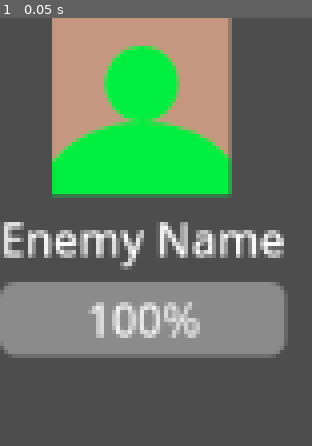
Above: before the commit, frame 1.
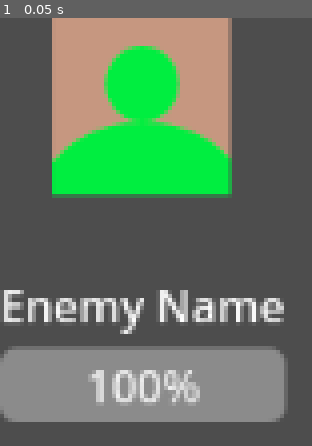
Above: after the commit, the same moment.

Repository: Shtevlogs/RPGMinigames
Game: Godot game, scene res://ui/enemy_display.tscn
Same seed, same stepped clock (60 frames per second), same inputs: the game is played once before the commit and once after it. This scene is started directly instead of the project's main scene.
Inputs:
- Up to frame 1 (0.05 s): no input

The runs differ from the first frame. In frame 1, 32% of the frame differs, in the area x 0-93%, y 47-95%.
Error before the commit: Parse Error: Cannot assign a value of type StatusEffectVisualData to variable "visual_data" with specified type Dictionary. (res://scripts/ui/enemy_display.gd:…

Commit message:
fix status serialization/deserialization issues

Diff:
--- a/scripts/data/status_effect.gd
+++ b/scripts/data/status_effect.gd
@@ -4,6 +4,10 @@
 var duration: int = 0  # turns remaining
 var stacks: int = 1
 var target: BattleEntity = null  # Reference to the entity (CharacterBattleEntity or EnemyBattleEntity) this effect is applied to
+
+# For display
+func get_effect_name() -> String:
+    return "Unknown Effect"
 
 func can_stack() -> bool:
     # Return true if this effect can stack with itself
@@ -73,9 +77,13 @@
     push_error("get_visual_data() must be overridden in subclass")
     return StatusEffectVisualData.new("", Color.WHITE, false)
 
+func get_file_name() -> String:
+    var fpath := (get_script().resource_path as String).split("/")
+    return fpath[fpath.size() - 1]
+
 func serialize() -> Dictionary:
     #TODO: check that this ends up being the name of the file
-    var fname : String = get_script().resource_name
+    var fname : String = get_file_name()
     var data: Dictionary = {
         "type": fname,
         "duration": duration,
--- a/scripts/data/status_effects/alter_attribute_effect.gd
+++ b/scripts/data/status_effects/alter_attribute_effect.gd
@@ -9,6 +9,10 @@
     alteration_amount = 0
     duration = 3
     stacks = 1
+
+# For display
+func get_effect_name() -> String:
+    return "%s %s" % ["Increase" if alteration_amount > 0 else "Reduce", attribute_name.to_pascal_case()]
 
 func can_stack() -> bool:
     return true  # Stackable - multiple applications increase the debuff/buff
--- a/scripts/data/status_effects/berserk_effect.gd
+++ b/scripts/data/status_effects/berserk_effect.gd
@@ -9,6 +9,10 @@
     berserk_stacks = 1
     duration = 999  # Very long duration, persists until cleared
     stacks = 1
+
+# For display
+func get_effect_name() -> String:
+    return "Berserk"
 
 func can_stack() -> bool:
     return true  # Can stack to increase berserk_stacks
--- a/scripts/data/status_effects/burn_effect.gd
+++ b/scripts/data/status_effects/burn_effect.gd
@@ -7,6 +7,10 @@
     duration = 3
     stacks = 1
     magnitude = 1.0
+
+# For display
+func get_effect_name() -> String:
+    return "Burn"
 
 func can_stack() -> bool:
     return true
--- a/scripts/data/status_effects/silence_effect.gd
+++ b/scripts/data/status_effects/silence_effect.gd
@@ -4,6 +4,10 @@
 func _init():
     duration = 2
     stacks = 1
+
+# For display
+func get_effect_name() -> String:
+    return "Silence"
 
 func can_stack() -> bool:
     return false
--- a/scripts/data/status_effects/taunt_effect.gd
+++ b/scripts/data/status_effects/taunt_effect.gd
@@ -4,6 +4,10 @@
 func _init():
     duration = 2
     stacks = 1
+
+# For display
+func get_effect_name() -> String:
+    return "Taunt"
 
 func can_stack() -> bool:
     return false
--- a/scripts/ui/enemy_display.gd
+++ b/scripts/ui/enemy_display.gd
@@ -70,11 +70,11 @@
 
     # Create indicators for each status effect
     for effect in enemy_data.status_effects:
-        var visual_data: Dictionary = effect.get_visual_data()
+        var visual_data: StatusEffectVisualData = effect.get_visual_data()
         var indicator: Control = _create_status_effect_indicator(effect, visual_data)
         status_effects_container.add_child(indicator)
 
-func _create_status_effect_indicator(effect: StatusEffect, visual_data: Dictionary) -> Control:
+func _create_status_effect_indicator(effect: StatusEffect, visual_data: StatusEffectVisualData) -> Control:
     return StatusEffectDisplayHelper.create_status_effect_indicator(effect, visual_data)
 
 func _gui_input(event: InputEvent) -> void:
